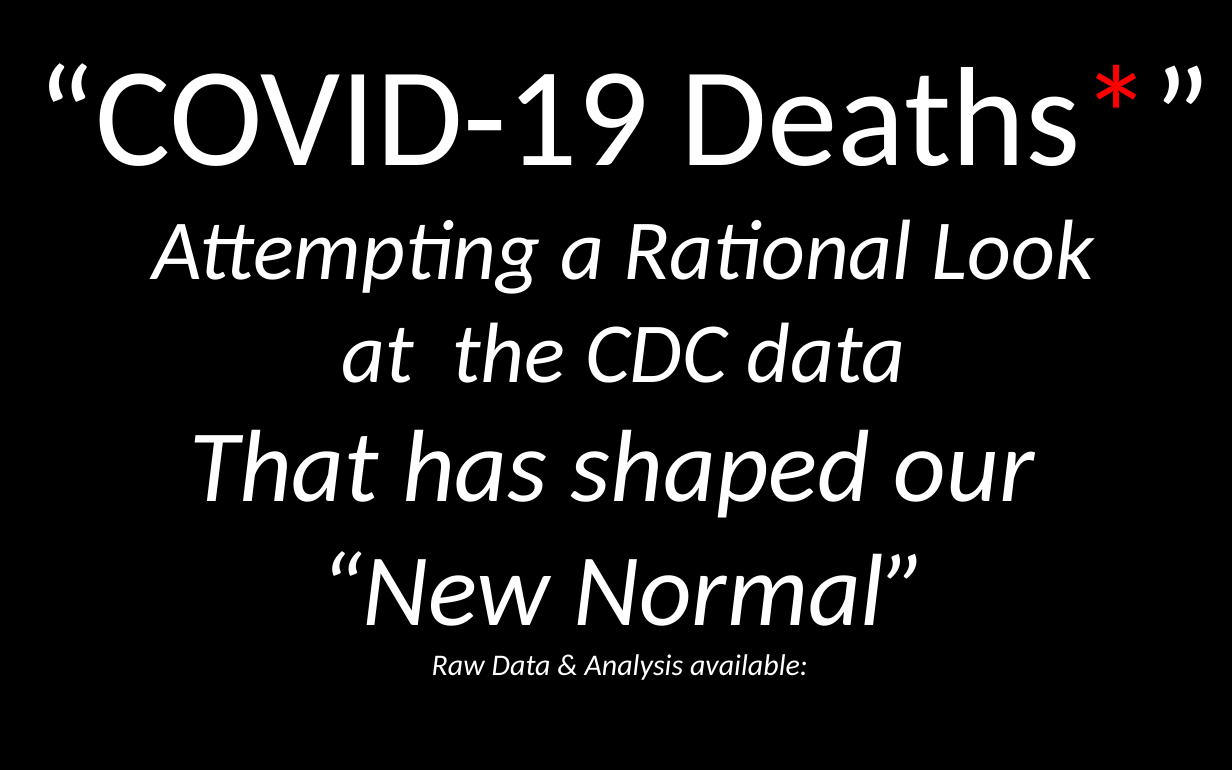
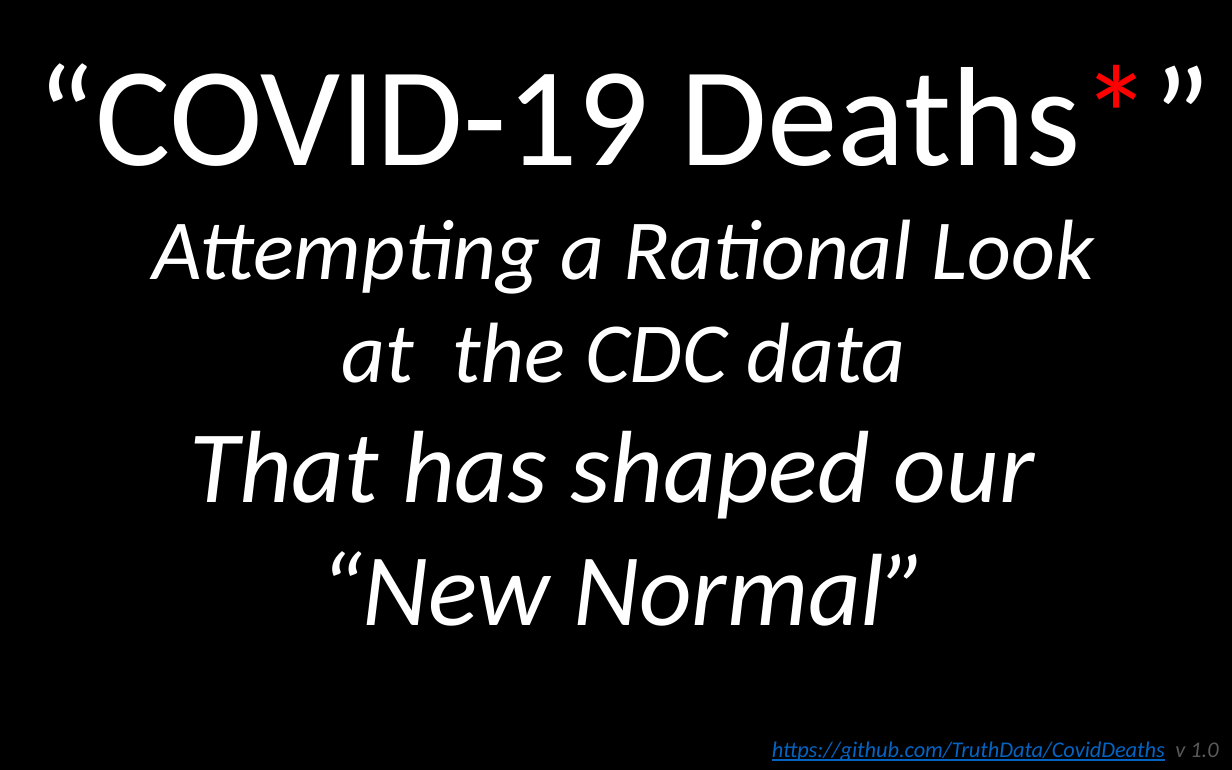
Before and after one commit to TruthData/CovidDeaths, a slide deck: slide 1 of Rational_Covid_Data.pptx. Drawn at 1232x770 pixels with LibreOffice and Linux fonts; fonts in the diff are those of the drawing. Boxes give left, top, right and bottom in pixels: in the first picture for what was removed or moved away, otherwise in the second. Text is boxed around its words. In the diff, an @@ line names an element or a change of style, - is before the commit and + after.

Commit message:
Updated disclaimer with links to github project site

```diff
--- a/Rational_Covid_Data.pptx
+++ b/Rational_Covid_Data.pptx
@@ text at [189,430,1035,626]: text changed @@
-That has shaped our
-“New Normal”
-Raw Data & Analysis available:
+That has shaped our
+“New Normal”
@@ text added at [772,741,1218,761], 10.5 pt, text #0563C1, italic, underline @@
+https://github.com/TruthData/CovidDeaths v 1.0
```
Also in this commit, not shown: 2 other slides changed, 2 slides added, 2 other files.
